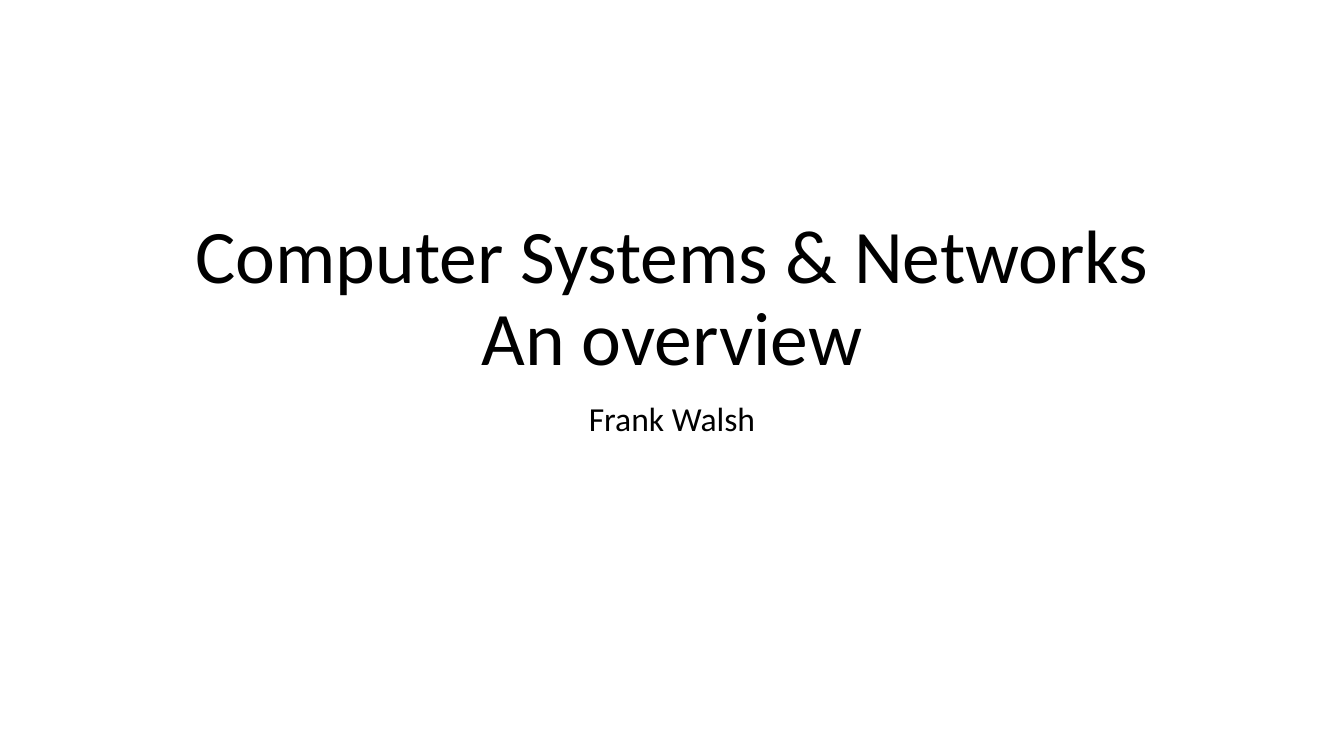
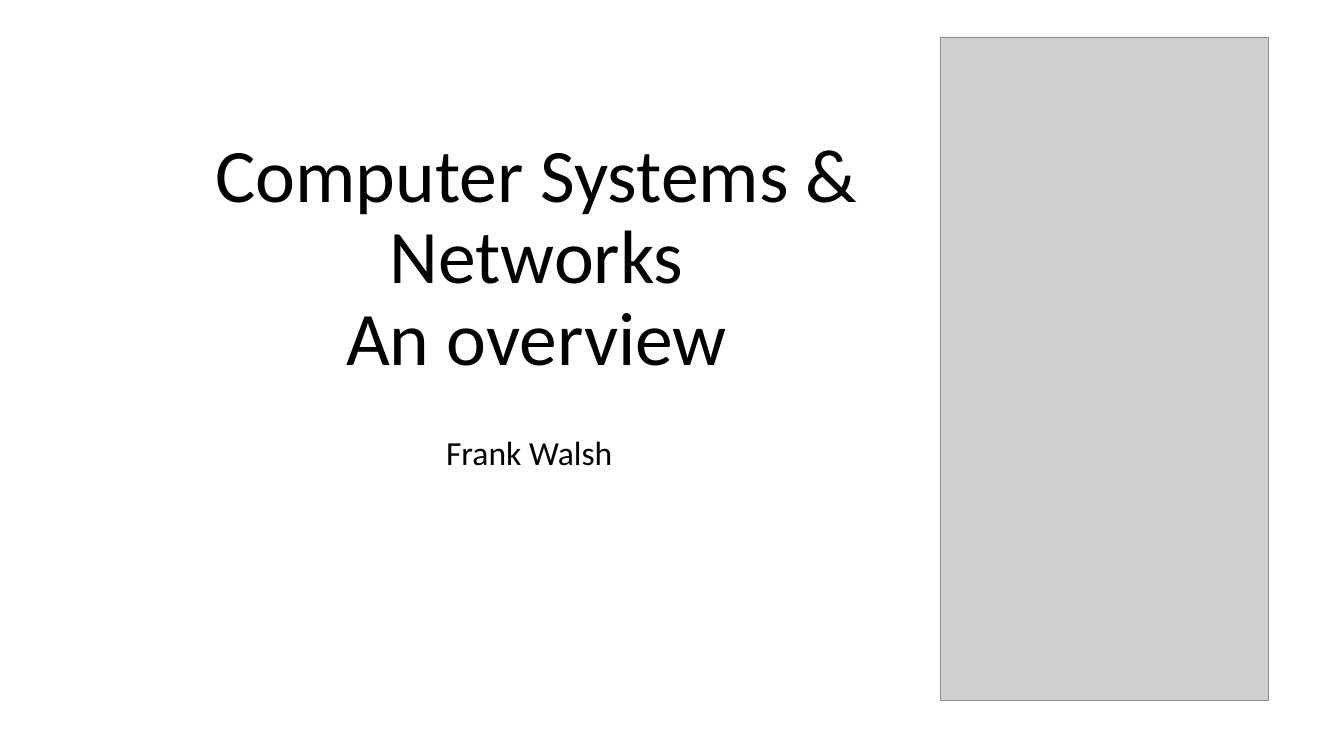
Before and after one commit to wit-hdip-comp-sci-2019/wit-hdip-comp-sci-2019.github.io, a slide deck: slide 1 of g1-induction/unit-2-semester-2/talk-6-comp-systems-intro/systems-and-networks.pptx. Drawn at 1344x756 pixels with LibreOffice and Linux fonts; fonts in the diff are those of the drawing; grey boxes stand for pictures. Boxes give left, top, right and bottom in pixels: in the first picture for what was removed or moved away, otherwise in the second. Text is boxed around its words. In the diff, an @@ line names an element or a change of style, - is before the commit and + after.

```diff
--- a/g1-induction/unit-2-semester-2/talk-6-comp-systems-intro/systems-and-networks.pptx
+++ b/g1-induction/unit-2-semester-2/talk-6-comp-systems-intro/systems-and-networks.pptx
@@ picture added at box(941, 37, 1269, 701) @@
@@ title "Computer Systems & Networks An ..." rewrapped from box(195, 230, 1148, 366) to box(215, 153, 789, 366) @@
@@ subtitle "Frank Walsh": place and size @@
-subtitle "Frank Walsh" at box(589, 407, 755, 432)
+subtitle "Frank Walsh" at box(446, 441, 612, 466)
```
Also in this commit, not shown: 10 other files.
